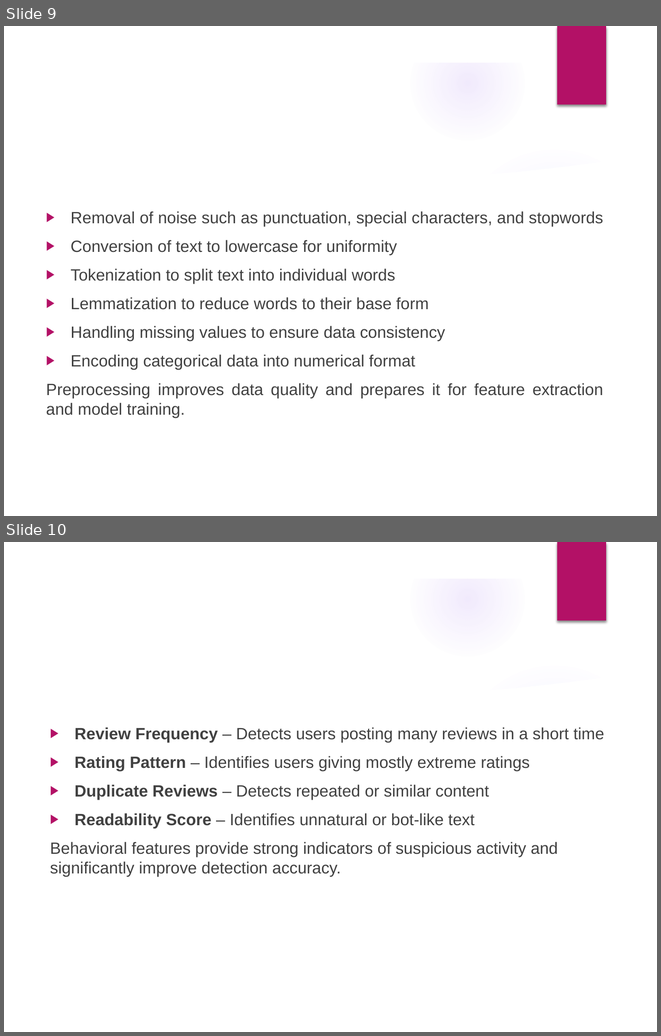
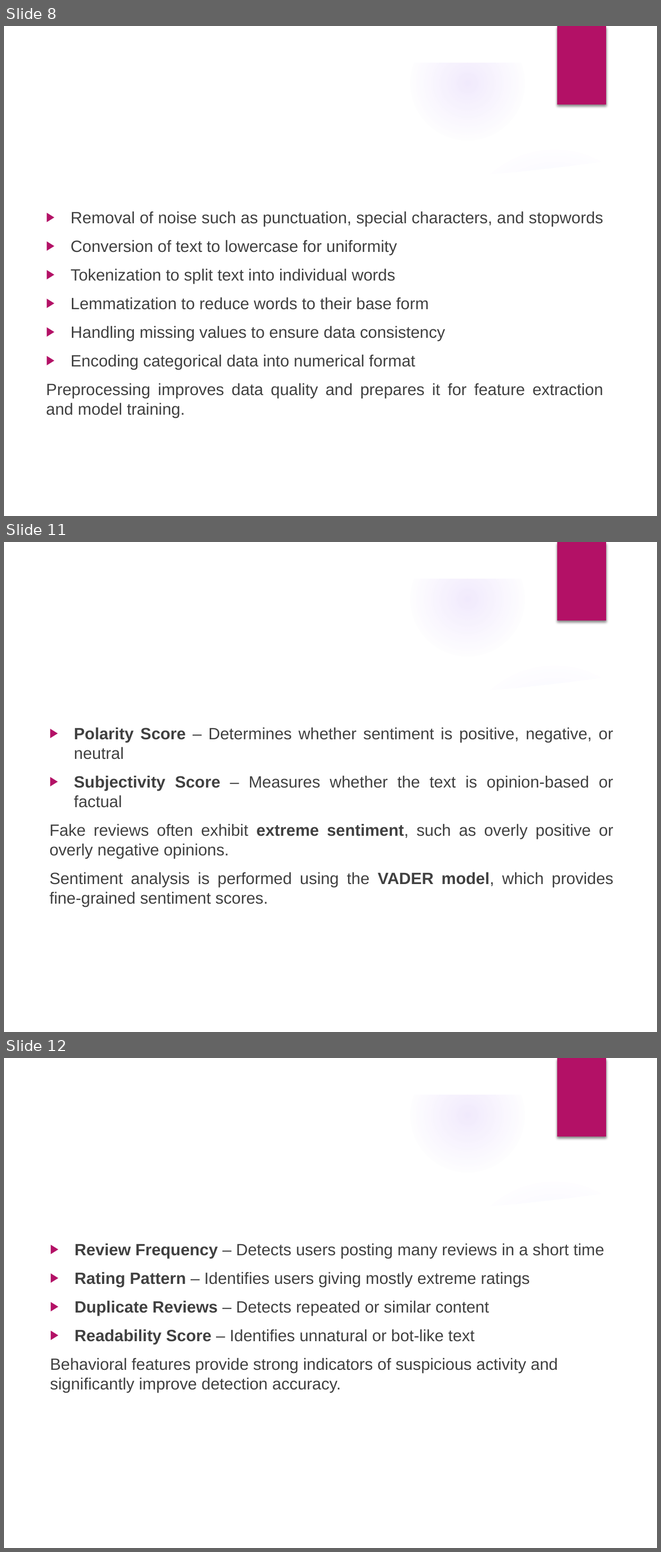
Before and after one commit to 24-Pranav/Fake_Review_Detection, a slide deck: documentation/Fake_Review_Detection_Presentation.pptx. Shown one above the other, each under a label of ours: slides 9 and 10 before the commit, slides 8, 11 and 12 after it; the slides between them are not shown. The pictures are 661x1036 and 661x1552 pixels, drawn with LibreOffice and Linux fonts; fonts in the diff are those of the drawing; background and template pictures are left out. Boxes give left, top, right and bottom in pixels: in the first picture for what was removed or moved away, otherwise in the second. Text is boxed around its words. In the diff, an @@ line names an element or a change of style, - is before the commit and + after.

```diff
--- a/documentation/Fake_Review_Detection_Presentation.pptx
+++ b/documentation/Fake_Review_Detection_Presentation.pptx
@@ slide 11 added at bbox=[4, 542, 657, 1032], background picture (left out); not listed: 9 template elements that a slide beside it also shows @@
@@ text added at bbox=[50, 727, 613, 907], 18 pt, text #404040 @@
+▶ Polarity Score – Determines whether sentiment is positive, negative, or neutral
+▶ Subjectivity Score – Measures whether the text is opinion-based or factual
+Fake reviews often exhibit extreme sentiment, such as overly positive or overly negative opinions.
+Sentiment analysis is performed using the VADER model, which provides fine-grained sentiment scores.
@@ title added at bbox=[363, 727, 434, 740], 32 pt, text #FFFFFF @@
+Sentiment Features
@@ what was slide 9 is now slide 8 @@
@@ what was slide 10 is now slide 12 @@
```
Also in this commit, not shown: 7 slides changed, 1 other slide added, 1 other file.
